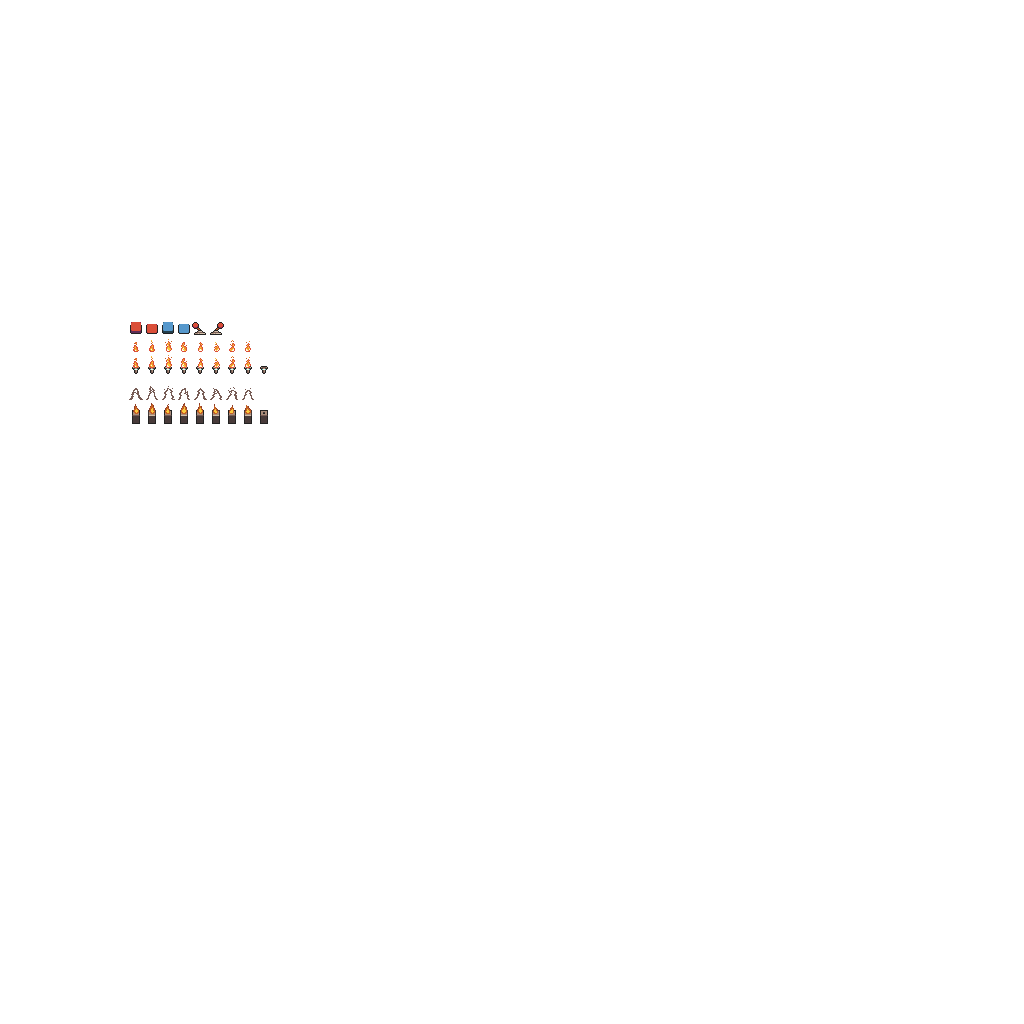
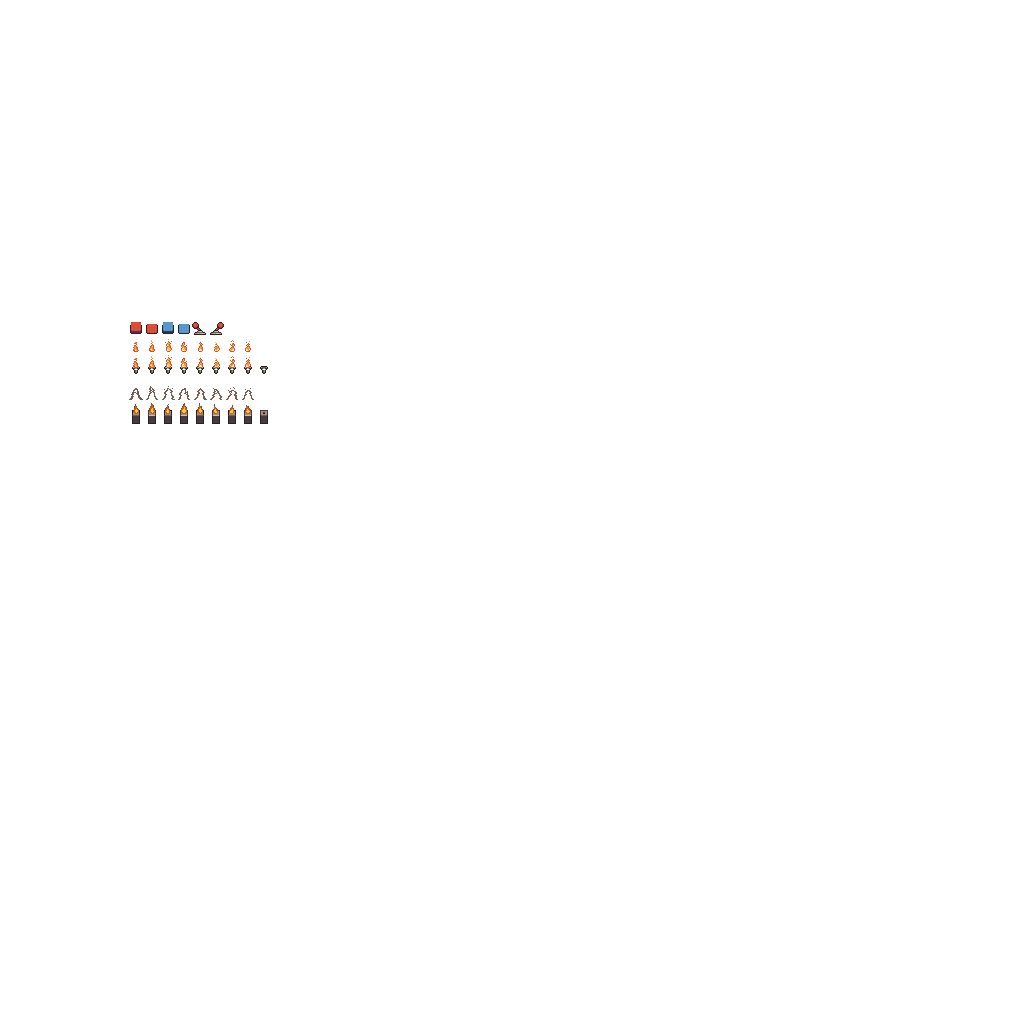
Layer changes from the first 1024 × 1024 image to the second:
painted on "props" over (260, 410, 268, 416)
